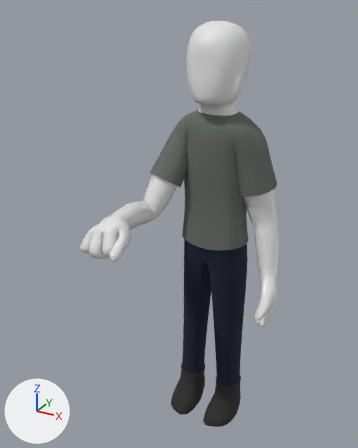
The glTF model asg5/models/character.glb as it was, and as the next commit left it.
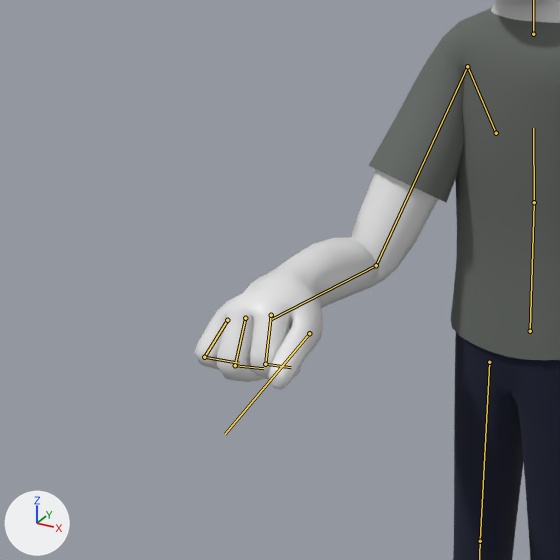
Old and new are each drawn whole from a 50 mm lens placed at (0.716, -1.583, 1.622), pointed at (-0.059, -0.173, 0.917) and again close up on the part from 1% to 63% of the width and 24% to 74% of the height. The lights are fixed; the arrows at lower left show +X, +Y and +Z. Both versions are drawn at frame 60 of the action 'IdleHold'; the numbers are the values there. The bones that bend it are drawn over the model as lines in the close-ups.

Objects in the first close-up: 'Third'.
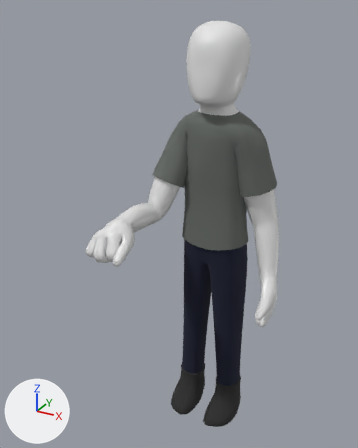
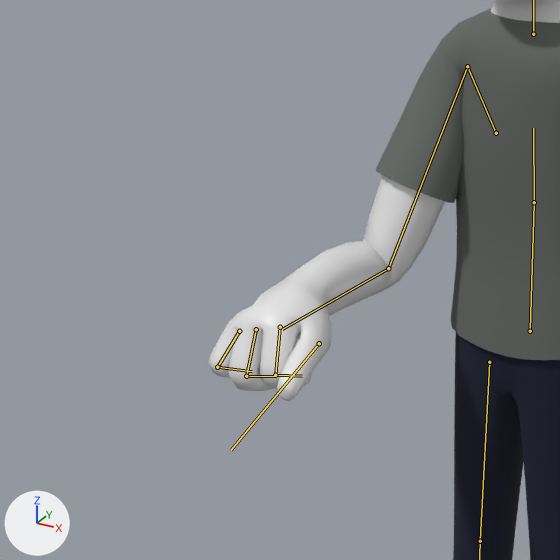
What differs and where, as boxes (x1, y1, x2, y2) in the close-ups (560 x 560 px):
'Third', posed: before (195, 0, 560, 560); after (208, 0, 560, 560)
bone 'UpperArm.R', root to tip: before (467, 66) to (376, 265); after (467, 66) to (388, 268)
bone 'LowerArm.R', root to tip: before (376, 265) to (272, 319); after (388, 268) to (282, 329)

The change in detail:
Bone 'UpperArm.R' (bone_upperarm_r) turns from (39, -33, 51) to (33, -36, 55) degrees about its own x, y and z.
Bone 'LowerArm.R' (bone_lowerarm_r) turns from (54, -35, -94) to (51, -35, -95) degrees about its own x, y and z.
